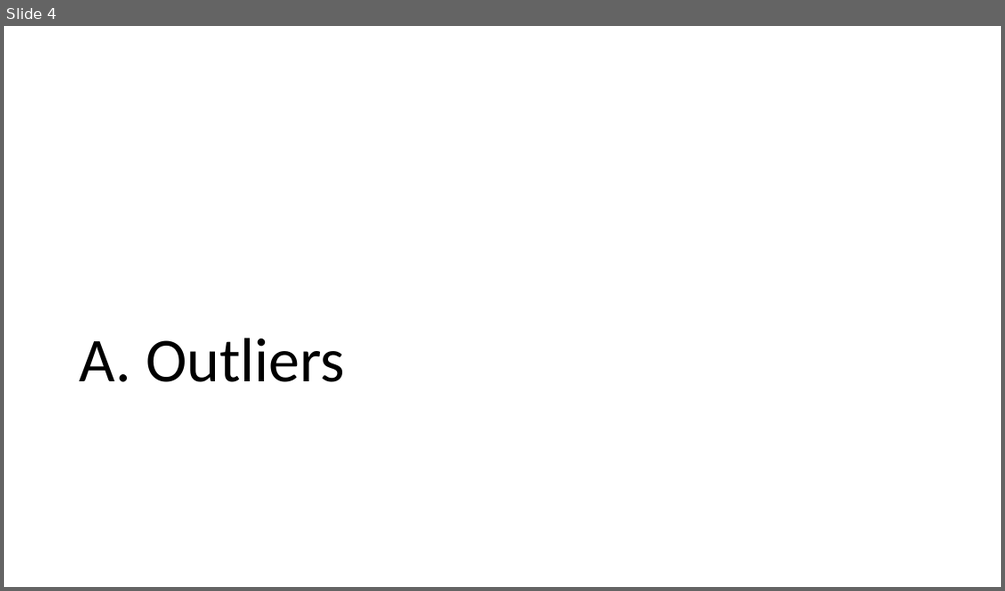
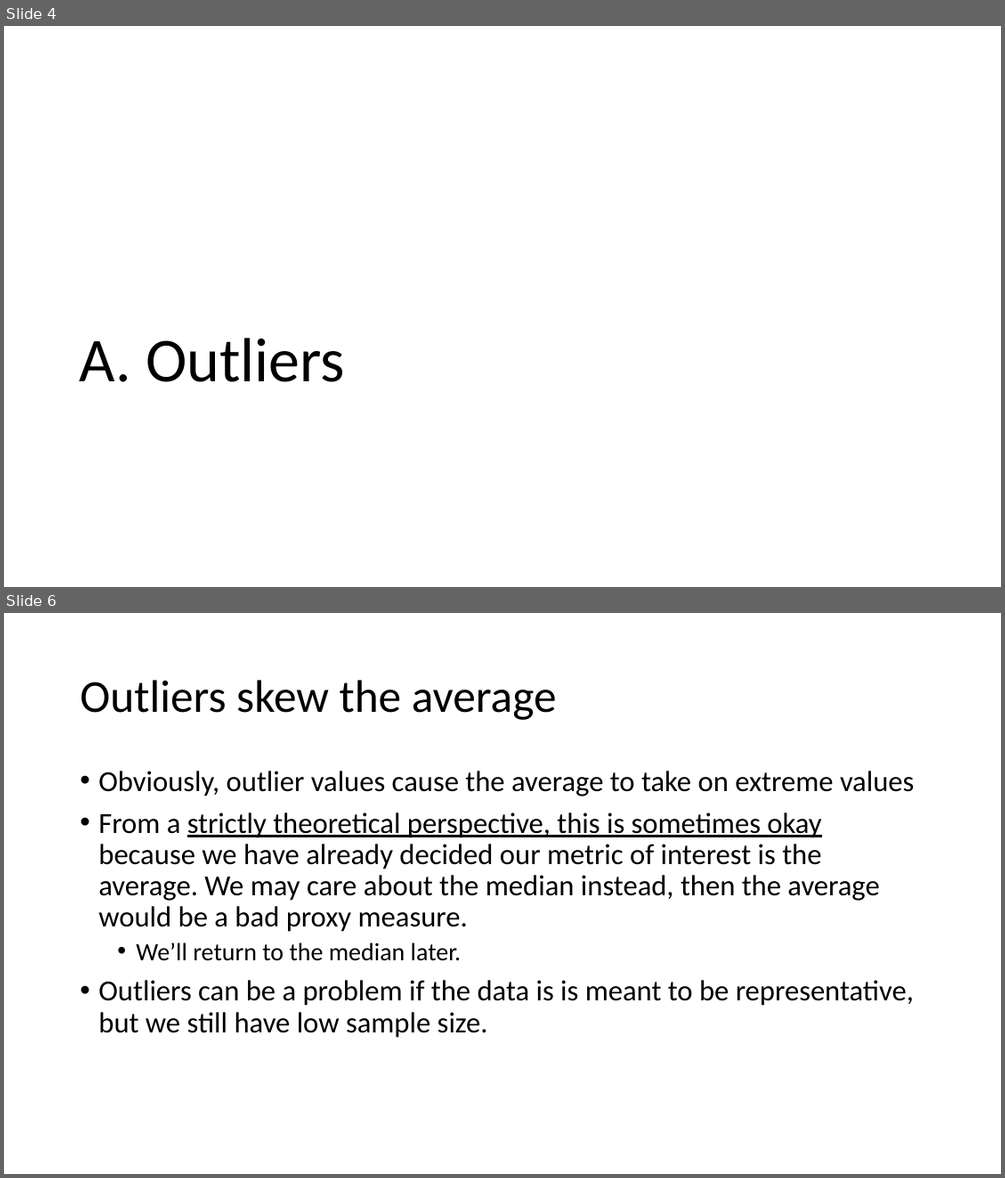
Before and after one commit to shoepaladin/causalinference_crashcourse, a slide deck: Powerpoints/4 Best Practices.pptx. Shown one above the other, each under a label of ours: slide 4 before the commit, slides 4 and 6 after it; the slides between them are not shown. The pictures are 1005x591 and 1005x1178 pixels, drawn with LibreOffice and Linux fonts; fonts in the diff are those of the drawing. Boxes give left, top, right and bottom in pixels: in the first picture for what was removed or moved away, otherwise in the second. Text is boxed around its words. In the diff, an @@ line names an element or a change of style, - is before the commit and + after.

```diff
--- a/Powerpoints/4 Best Practices.pptx
+++ b/Powerpoints/4 Best Practices.pptx
@@ slide 6 added at [4, 613, 1001, 1174], background #FFFFFF @@
@@ title added at [80, 680, 557, 720], 44 pt, text #000000 @@
+Outliers skew the average
@@ text added at [98, 771, 914, 1038], 28 pt, text #000000 @@
+• Obviously, outlier values cause the average to take on extreme values
+• From a strictly theoretical perspective, this is sometimes okay because we have already decided our metric of interest is the average. We may care about the median instead, then the average would be a bad proxy measure.
+  • We’ll return to the median later.
+• Outliers can be a problem if the data is is meant to be representative, but we still have low sample size.
```
Also in this commit, not shown: 4 slides changed, 9 other slides added, 6 other files.
